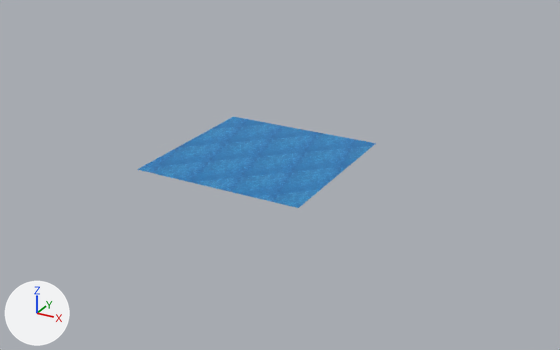
Before and after pictures for a commit that changed the OBJ model 3d/water.obj.
Before and after are seen from a camera (50 mm lens) standing at (62.9, -107.6, 51.0) and looking at (3.7, -0.1, -2.8). Lighting does not change. The marker at lower left points along +X, +Y and +Z. The older version comes first. Where no turn or scale is listed for an object, it has been applied to the vertices.
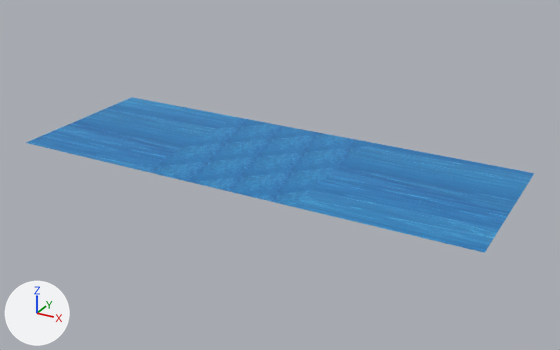
Changed parts and their boxes [x1, y1, x2, y2] in the pictures (560 x 350 px; the box of a moved part takes in the faces that stretch with it):
'Plane', reshaped (112% wider, 71% taller)
    before: [137, 117, 376, 208]
    after: [26, 97, 534, 253]
part 1 of me_plane, moved or reshaped
    before: [137, 117, 237, 171]
    after: [26, 97, 237, 171]
part 2 of me_plane, moved or reshaped
    before: [293, 143, 376, 208]
    after: [293, 143, 534, 253]

What changed in the scene script:
```text
Change me_plane:
    used by ob_plane; location = (0.0, 0.0, 0.0)
    remove me_plane.from_pydata(...)  # 1089 vertices, 1024 faces; spans x -15.1..15.1, y -15.1..15.1, z 0.0
    add me_plane.from_pydata(...)  # 1089 vertices, 1024 faces; spans x -40.4..43.1, y -15.1..15.1, z 0.0
    me_plane part 1: all 33 vertices in x -15.1, y -15.1..15.1, z 0.0 are moved by (-25.3, 0.0, 0.0)
    me_plane part 2: all 33 vertices in x 15.1, y -15.1..15.1, z 0.0 are moved by (28.0, 0.0, 0.0)
```
